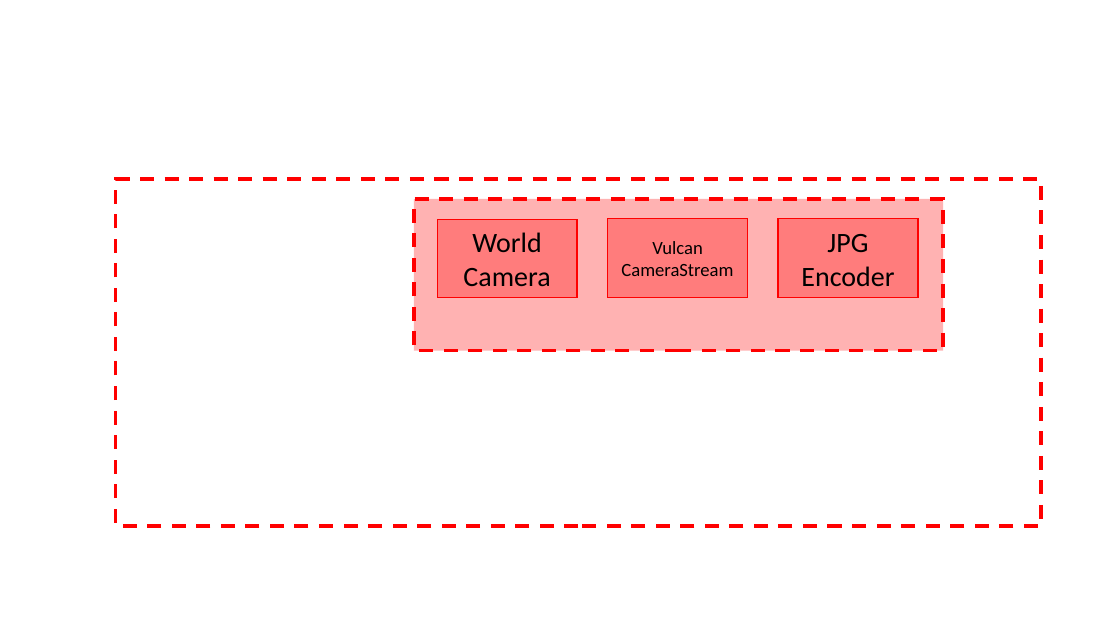
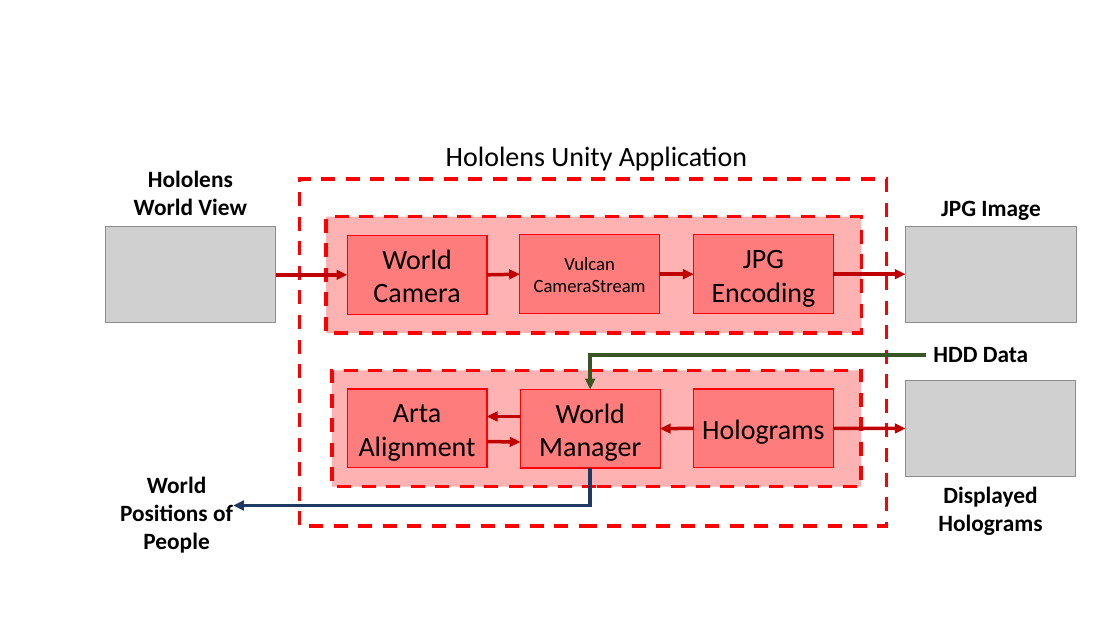
Before and after one commit to alaksana96/FinalYearProject, a slide deck: slide 6 of FinalReport/img/chapter4_analysis/Diagrams.pptx (slide 5 before the commit). Drawn at 1120x630 pixels with LibreOffice and Linux fonts; fonts in the diff are those of the drawing; grey boxes stand for pictures. Boxes give left, top, right and bottom in pixels: in the first picture for what was removed or moved away, otherwise in the second. Text is boxed around its words. In the diff, an @@ line names an element or a change of style, - is before the commit and + after.

Commit message:
Hololens Diagram

```diff
--- a/FinalReport/img/chapter4_analysis/Diagrams.pptx
+++ b/FinalReport/img/chapter4_analysis/Diagrams.pptx
@@ text added at [446, 146, 747, 171], 24 pt, text #000000 @@
+Hololens Unity Application
@@ text added at [134, 170, 247, 215], 20 pt, text #000000, bold @@
+Hololens World View
@@ rectangle: place and size @@
-rectangle at [116, 179, 1042, 526]
+rectangle at [299, 179, 886, 526]
@@ text added at [941, 200, 1040, 220], 20 pt, text #000000, bold @@
+JPG Image
@@ picture added at [105, 226, 276, 322] @@
@@ rectangle: place and size @@
-rectangle at [414, 199, 944, 351]
+rectangle at [326, 217, 861, 333]
@@ rectangle "World Camera": place and size @@
-rectangle "World Camera" at [437, 219, 577, 298]
+rectangle "World Camera" at [347, 235, 487, 314]
@@ rectangle "Vulcan CameraStream": place and size @@
-rectangle "Vulcan CameraStream" at [607, 218, 748, 297]
+rectangle "Vulcan CameraStream" at [520, 235, 660, 314]
@@ rectangle "JPG Encoding": place and size @@
-rectangle "JPG Encoding" at [778, 218, 918, 297]
+rectangle "JPG Encoding" at [694, 235, 834, 314]
@@ picture added at [906, 226, 1076, 322] @@
@@ text in rectangle at [712, 250, 816, 307]: text changed @@
-JPG Encoder
+JPG Encoding
@@ arrow added from (276, 275) to (347, 275), #C00000 3 pt @@
@@ arrow added from (487, 275) to (520, 274), #C00000 3 pt @@
@@ arrow added from (660, 274) to (694, 274), #C00000 3 pt @@
@@ arrow added from (833, 274) to (906, 274), #C00000 3 pt @@
@@ elbow arrow added from (926, 355) to (591, 389), #385723 3 pt @@
@@ text added at [933, 347, 1028, 362], 20 pt, text #000000, bold @@
+HDD Data
@@ rectangle added at [332, 371, 861, 486], fill #FF0000 at 30% opacity, outline #FF0000 3 pt dashed @@
@@ rectangle added at [347, 389, 487, 468], fill #FF0000 at 30% opacity, outline #FF0000 1 pt, 24 pt, text #000000 @@
+Arta Alignment
@@ rectangle added at [520, 389, 660, 468], fill #FF0000 at 30% opacity, outline #FF0000 1 pt, 24 pt, text #000000 @@
+World Manager
@@ rectangle added at [694, 389, 834, 468], fill #FF0000 at 30% opacity, outline #FF0000 1 pt, 24 pt, text #000000 @@
+Holograms
@@ picture added at [906, 381, 1076, 476] @@
@@ arrow added from (520, 417) to (487, 417), #C00000 3 pt @@
@@ arrow added from (487, 442) to (520, 442), #C00000 3 pt @@
@@ arrow added from (694, 429) to (660, 429), #C00000 3 pt @@
@@ arrow added from (833, 429) to (906, 429), #C00000 3 pt @@
@@ text added at [120, 476, 233, 553], 20 pt, text #000000, bold @@
+World Positions of People
@@ elbow arrow added from (591, 468) to (234, 506), #203864 3 pt @@
@@ text added at [938, 486, 1042, 535], 20 pt, text #000000, bold @@
+Displayed Holograms
```
Also in this commit, not shown: 1 slide added, 4 other files.
